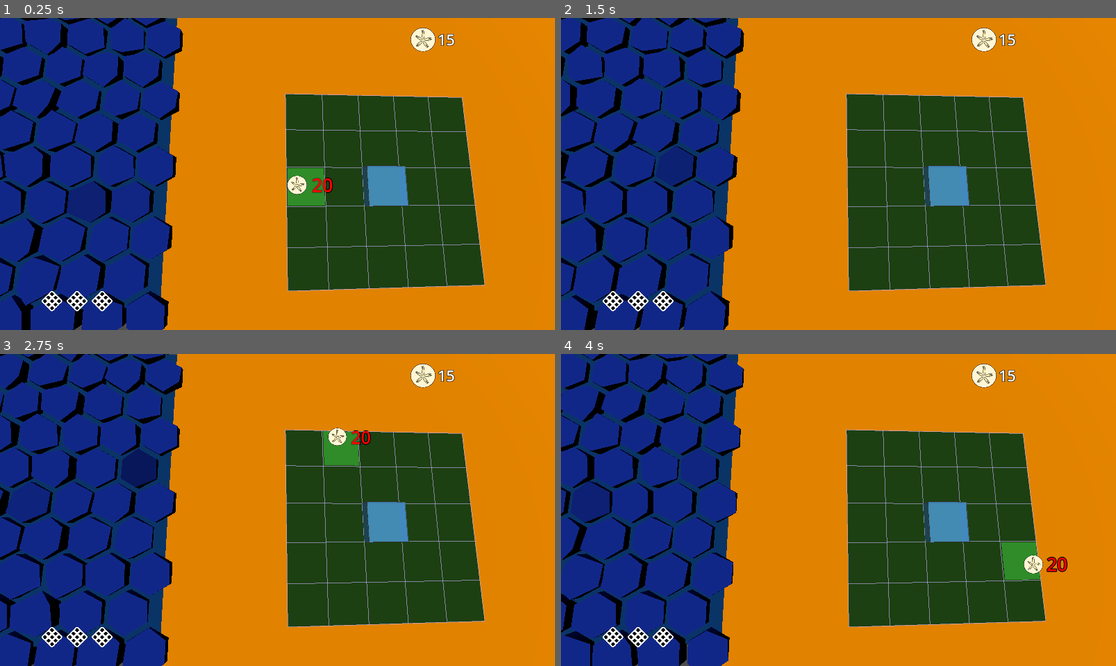
Above: before the commit, frames 1-4 (two rows, left to right).
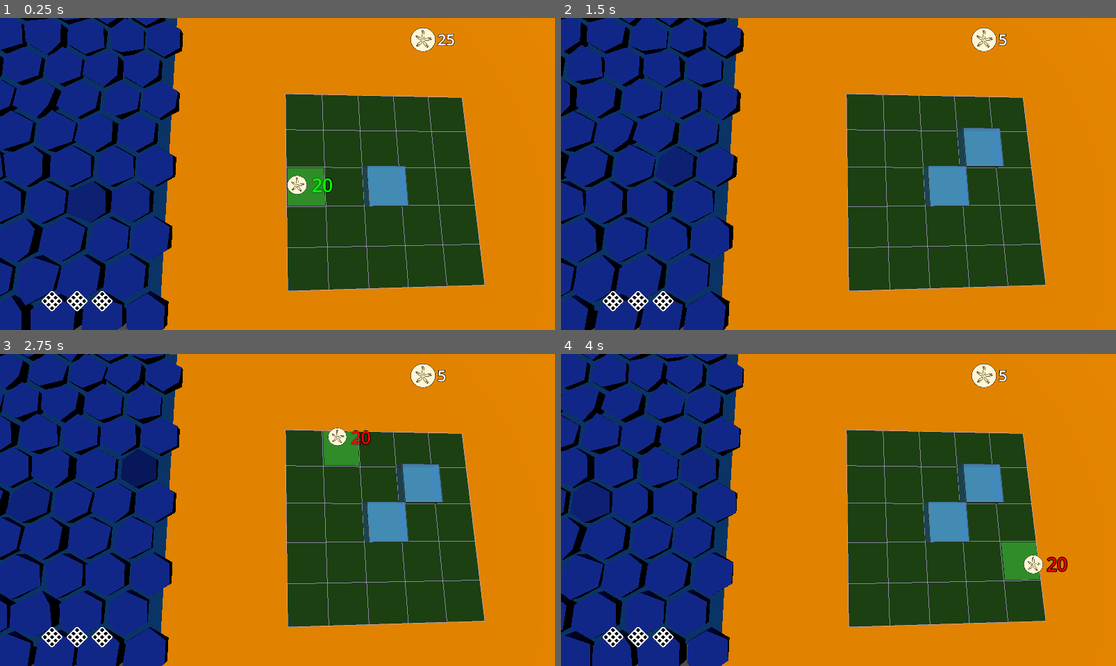
Above: after the commit, the same moments.

Repository: BinRoot/ludum-dare-58
Game: Godot game, scene res://Scenes/world.tscn
Same seed, same stepped clock (60 frames per second), same inputs: the game is played once before the commit and once after it.
Inputs (mouse positions are in pixels of both pictures, inside the frame that each line leads up to):
- Up to frame 1 (0.25 s): no input
- Up to frame 2 (1.5 s): move the mouse to (960, 158) at 0.52 s; click (960, 158) at 0.67 s; drag from (727, 189) to (810, 236) at 1.27 s
- Up to frame 3 (2.75 s): move the mouse to (333, 441) at 2.02 s; click (333, 441) at 2.17 s
- Up to frame 4 (4 s): drag from (810, 572) to (672, 463) at 2.77 s; move the mouse to (1005, 556) at 3.52 s; click (1005, 556) at 3.67 s

The runs differ from the first frame. In frame 1, 0.1% of the frame differs, in the area x 56-81%, y 5-56%; in frame 2, 1.1%, in the area x 71-82%, y 5-49%; in frame 3, 1.1%; in frame 4, 1.1%.

Commit message:
better starting setup

Diff:
--- a/global.gd
+++ b/global.gd
@@ -111,7 +111,7 @@
 	inventory_changed.emit()
 
 	# Start with 15 clams
-	clams = 15
+	clams = 25
 	clams_changed.emit()
 
 func use_item(item_id: StringName) -> bool:
